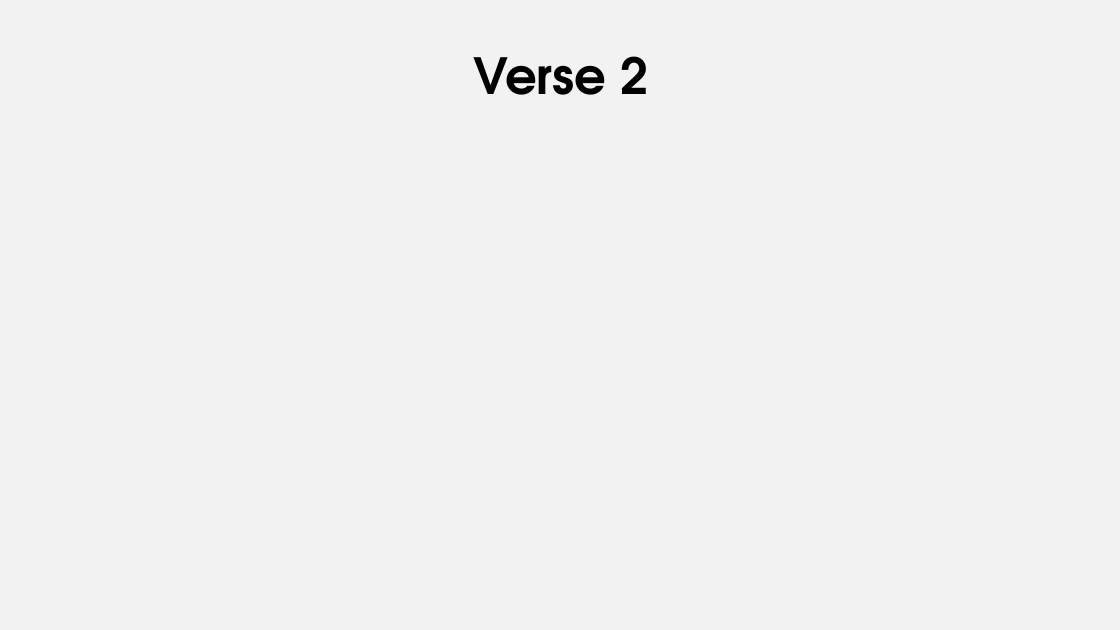
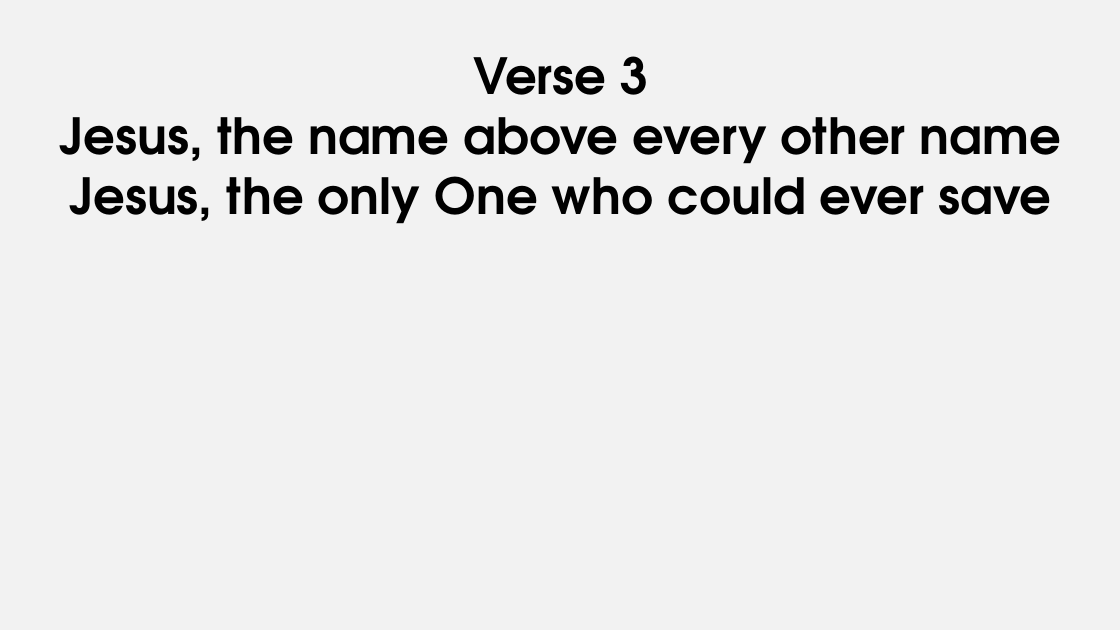
Before and after one commit to pangwuu/Weekly-powerpoint-maker, a slide deck: slide 8 of Songs/Build My Life/Build My Life.pptx (slide 6 before the commit). Drawn at 1120x630 pixels with LibreOffice and Linux fonts; fonts in the diff are those of the drawing. Boxes give left, top, right and bottom in pixels: in the first picture for what was removed or moved away, otherwise in the second. Text is boxed around its words. In the diff, an @@ line names an element or a change of style, - is before the commit and + after.

```diff
--- a/Songs/Build My Life/Build My Life.pptx
+++ b/Songs/Build My Life/Build My Life.pptx
@@ subtitle at (60, 56, 1061, 224): text changed @@
-Verse 2
+Verse 3
+Jesus, the name above every other name
+Jesus, the only One who could ever save
```
Also in this commit, not shown: 4 other slides changed, 9 slides added, 5 slides removed, 12 other files.
